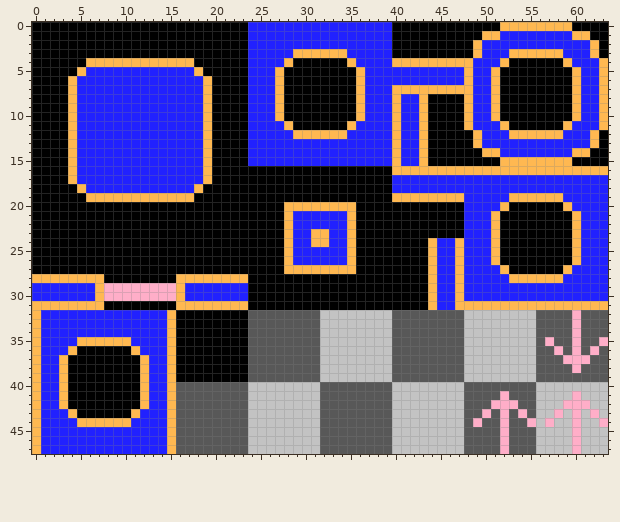
Pixel-art sprite: Levels/Assets/Level4Tiles.png. That is the earlier state.
The file is 64x48 pixels.
Now the later version:
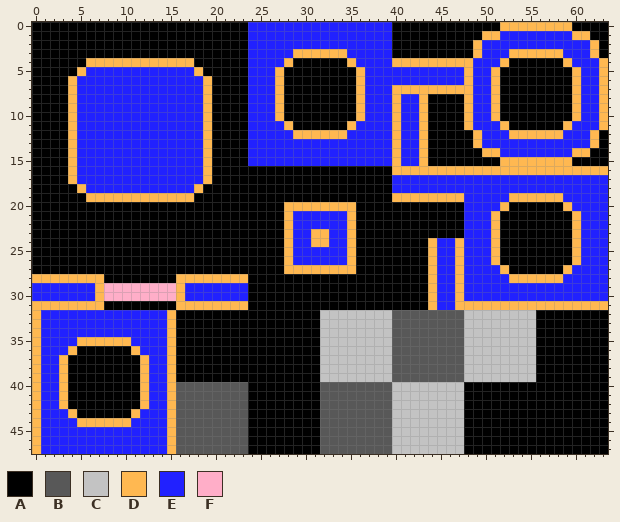
Palette (. is transparent): A #000000  B #585858  C #c3c3c3  D #ffb851  E #2121ff  F #ffaec8
The edit:
@@ x 22..63 @@
 31 DDAAAAAAAAAAAAAAAAAAAADEEDDDDDDDDDDDDDDDDD
-32 AABBBBBBBBCCCCCCCCBBBBBBBBCCCCCCCCBBBBFBBB
-33 AABBBBBBBBCCCCCCCCBBBBBBBBCCCCCCCCBBBBFBBB
-34 AABBBBBBBBCCCCCCCCBBBBBBBBCCCCCCCCBBBBFBBB
-35 AABBBBBBBBCCCCCCCCBBBBBBBBCCCCCCCCBFBBFBBF
-36 AABBBBBBBBCCCCCCCCBBBBBBBBCCCCCCCCBBFBFBFB
-37 AABBBBBBBBCCCCCCCCBBBBBBBBCCCCCCCCBBBFFFBB
-38 AABBBBBBBBCCCCCCCCBBBBBBBBCCCCCCCCBBBBFBBB
-39 AABBBBBBBBCCCCCCCCBBBBBBBBCCCCCCCCBBBBBBBB
-40 BBCCCCCCCCBBBBBBBBCCCCCCCCBBBBBBBBCCCCCCCC
-41 BBCCCCCCCCBBBBBBBBCCCCCCCCBBBBFBBBCCCCFCCC
-42 BBCCCCCCCCBBBBBBBBCCCCCCCCBBBFFFBBCCCFFFCC
-43 BBCCCCCCCCBBBBBBBBCCCCCCCCBBFBFBFBCCFCFCFC
-44 BBCCCCCCCCBBBBBBBBCCCCCCCCBFBBFBBFCFCCFCCF
-45 BBCCCCCCCCBBBBBBBBCCCCCCCCBBBBFBBBCCCCFCCC
-46 BBCCCCCCCCBBBBBBBBCCCCCCCCBBBBFBBBCCCCFCCC
-47 BBCCCCCCCCBBBBBBBBCCCCCCCCBBBBFBBBCCCCFCCC
+32 AAAAAAAAAACCCCCCCCBBBBBBBBCCCCCCCCAAAAAAAA
+33 AAAAAAAAAACCCCCCCCBBBBBBBBCCCCCCCCAAAAAAAA
+34 AAAAAAAAAACCCCCCCCBBBBBBBBCCCCCCCCAAAAAAAA
+35 AAAAAAAAAACCCCCCCCBBBBBBBBCCCCCCCCAAAAAAAA
+36 AAAAAAAAAACCCCCCCCBBBBBBBBCCCCCCCCAAAAAAAA
+37 AAAAAAAAAACCCCCCCCBBBBBBBBCCCCCCCCAAAAAAAA
+38 AAAAAAAAAACCCCCCCCBBBBBBBBCCCCCCCCAAAAAAAA
+39 AAAAAAAAAACCCCCCCCBBBBBBBBCCCCCCCCAAAAAAAA
+40 BBAAAAAAAABBBBBBBBCCCCCCCCAAAAAAAAAAAAAAAA
+41 BBAAAAAAAABBBBBBBBCCCCCCCCAAAAAAAAAAAAAAAA
+42 BBAAAAAAAABBBBBBBBCCCCCCCCAAAAAAAAAAAAAAAA
+43 BBAAAAAAAABBBBBBBBCCCCCCCCAAAAAAAAAAAAAAAA
+44 BBAAAAAAAABBBBBBBBCCCCCCCCAAAAAAAAAAAAAAAA
+45 BBAAAAAAAABBBBBBBBCCCCCCCCAAAAAAAAAAAAAAAA
+46 BBAAAAAAAABBBBBBBBCCCCCCCCAAAAAAAAAAAAAAAA
+47 BBAAAAAAAABBBBBBBBCCCCCCCCAAAAAAAAAAAAAAAA
